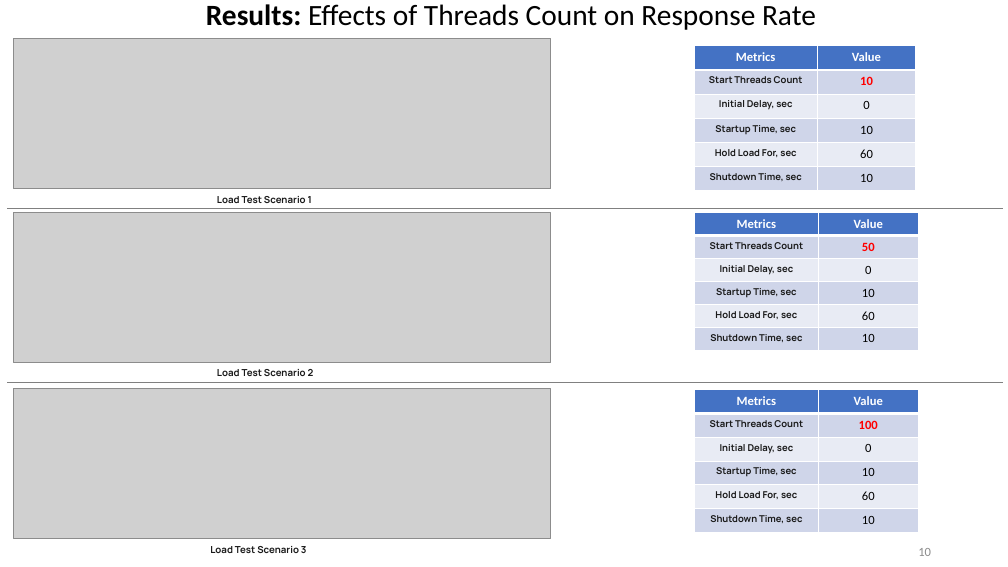
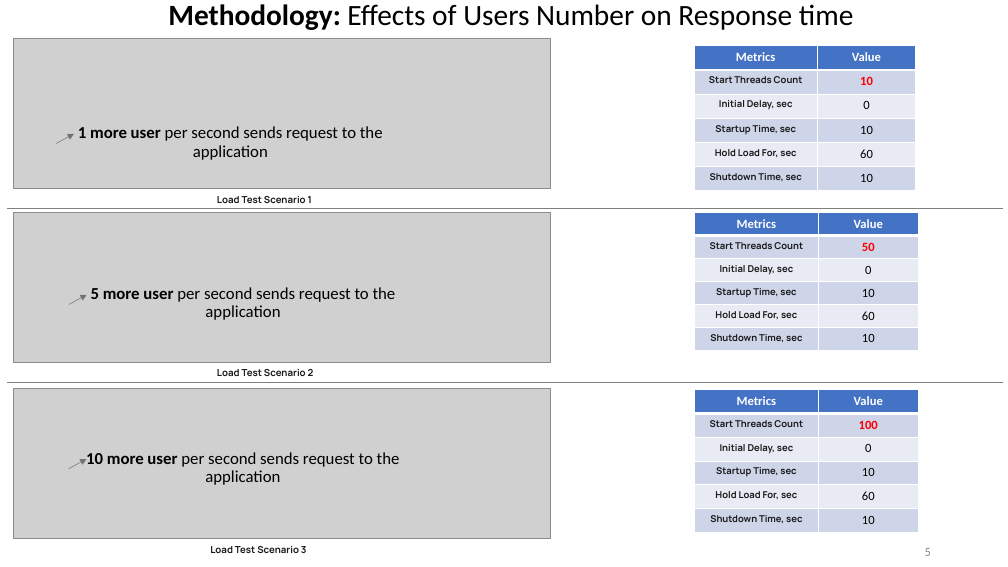
Before and after one commit to ADA-GWU/guidedresearchproject-tmehtiyev2019, a slide deck: slide 5 of presentations/Final Presentation-Tural Mehtiyev.pptx (slide 10 before the commit). Drawn at 1008x567 pixels with LibreOffice and Linux fonts; fonts in the diff are those of the drawing; grey boxes stand for pictures. Boxes give left, top, right and bottom in pixels: in the first picture for what was removed or moved away, otherwise in the second. Text is boxed around its words. In the diff, an @@ line names an element or a change of style, - is before the commit and + after.

```diff
--- a/presentations/Final Presentation-Tural Mehtiyev.pptx
+++ b/presentations/Final Presentation-Tural Mehtiyev.pptx
@@ text at [168,4,853,30]: text changed @@
-Results: Effects of Threads Count on Response Rate
+Methodology: Effects of Users Number on Response time
@@ arrow added from (56, 144) to (74, 134), #767171 0.5 pt @@
@@ text added at [78,126,383,160], 16 pt, text #000000 @@
+1 more user per second sends request to the application
@@ arrow added from (69, 305) to (87, 295), #767171 0.5 pt @@
@@ text added at [91,287,396,320], 16 pt, text #000000 @@
+5 more user per second sends request to the application
@@ arrow added from (69, 469) to (86, 459), #767171 0.5 pt @@
@@ text added at [86,452,400,485], 16 pt, text #000000 @@
+10 more user per second sends request to the application
@@ page number at [925,548,931,556]: text changed @@
-10
+5
```
Also in this commit, not shown: 8 other slides changed, 10 slides added, 5 slides removed, 50 other files.
